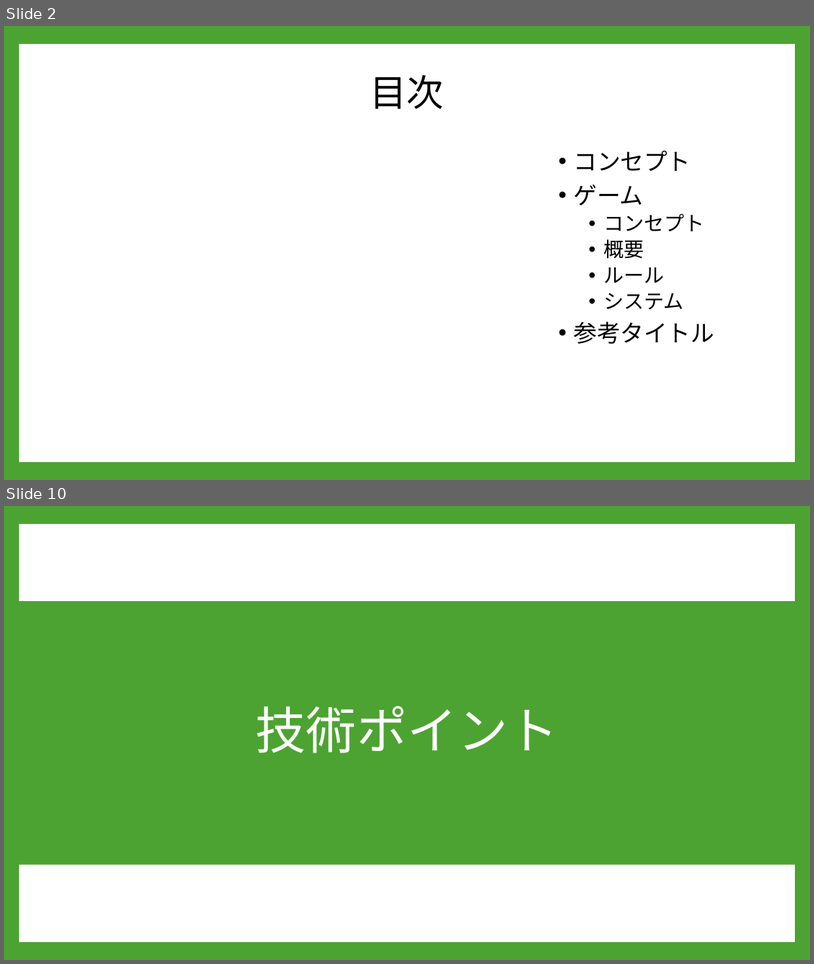
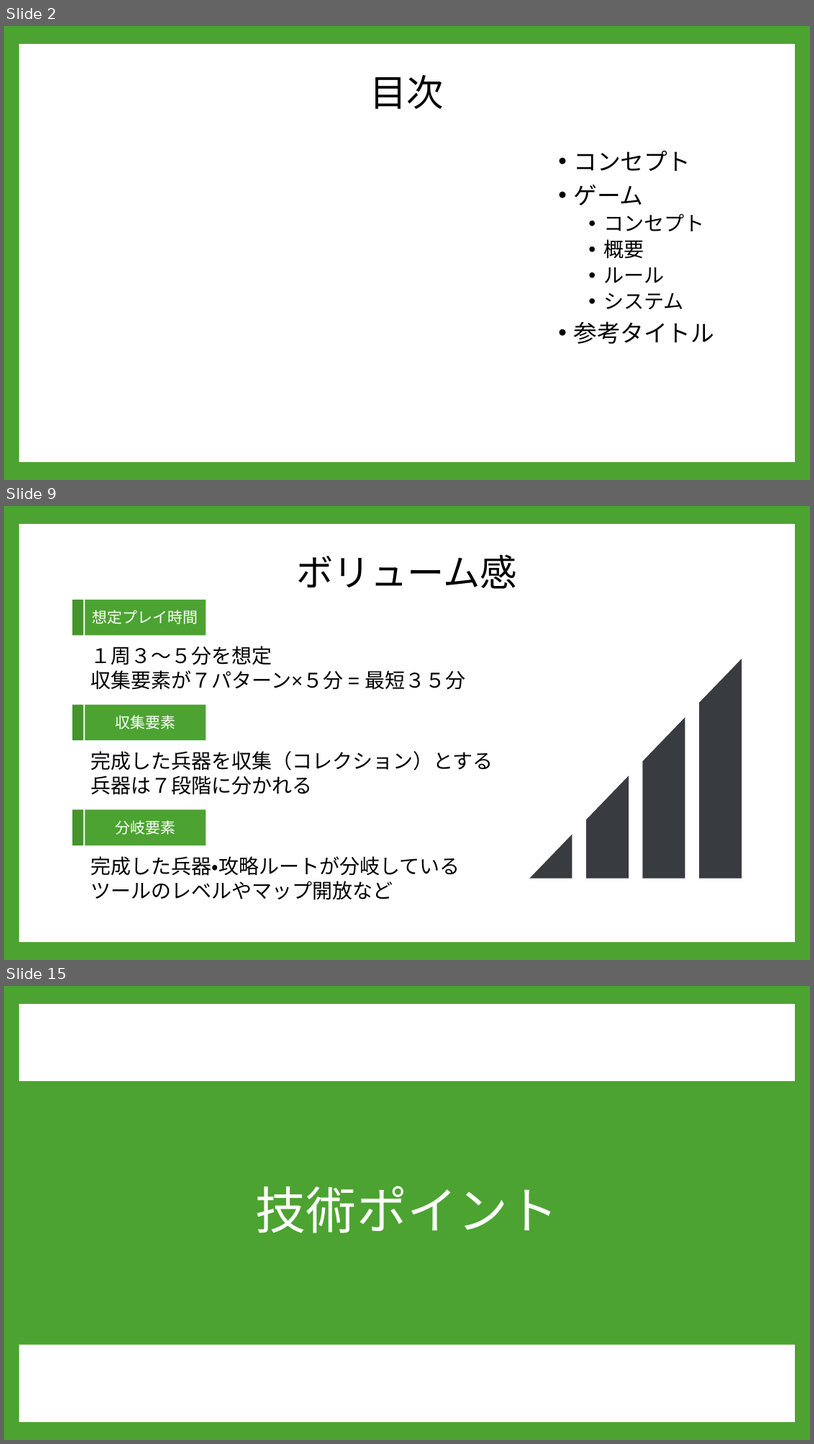
Before and after one commit to A23019/GC_A3_1, a slide deck: 企画/PowerPoint/企画案２.pptx. Shown one above the other, each under a label of ours: slides 2 and 10 before the commit, slides 2, 9 and 15 after it; the slides between them are not shown. The pictures are 814x964 and 814x1444 pixels, drawn with LibreOffice and Linux fonts; fonts in the diff are those of the drawing; background and template pictures are left out. Boxes give left, top, right and bottom in pixels: in the first picture for what was removed or moved away, otherwise in the second. Text is boxed around its words. In the diff, an @@ line names an element or a change of style, - is before the commit and + after.

Commit message:
企画書２ブラッシュアップ、ほぼ完成形

```diff
--- a/企画/PowerPoint/企画案２.pptx
+++ b/企画/PowerPoint/企画案２.pptx
@@ slide 9 added at [4,506,810,960], background #4CA331; not listed: 1 template element that a slide beside it also shows @@
@@ title added at [297,554,517,589], 44 pt, text #000000 @@
+ボリューム感
@@ rectangle added at [72,600,83,636], fill #45942C @@
@@ freeform shape added at [85,600,206,636], fill #4CA331, 18 pt, text #FFFFFF @@
+想定プレイ時間
@@ text added at [91,646,466,690], 24 pt, text #000000 @@
+１周３～５分を想定
+収集要素が７パターン×５分 = 最短３５分
@@ freeform shape added at [530,659,742,878], fill #383B3F @@
@@ rectangle added at [72,705,83,740], fill #45942C @@
@@ freeform shape added at [85,705,206,740], fill #4CA331, 18 pt, text #FFFFFF @@
+収集要素
@@ text added at [91,751,494,795], 24 pt, text #000000 @@
+完成した兵器を収集（コレクション）とする
+兵器は７段階に分かれる
@@ rectangle added at [72,810,83,845], fill #45942C @@
@@ freeform shape added at [85,810,206,845], fill #4CA331, 18 pt, text #FFFFFF @@
+分岐要素
@@ text added at [91,856,460,900], 24 pt, text #000000 @@
+完成した兵器・攻略ルートが分岐している
+ツールのレベルやマップ開放など
@@ what was slide 10 is now slide 15 @@
```
Also in this commit, not shown: 10 slides changed, 7 other slides added, 1 slide removed, 2 other files.
